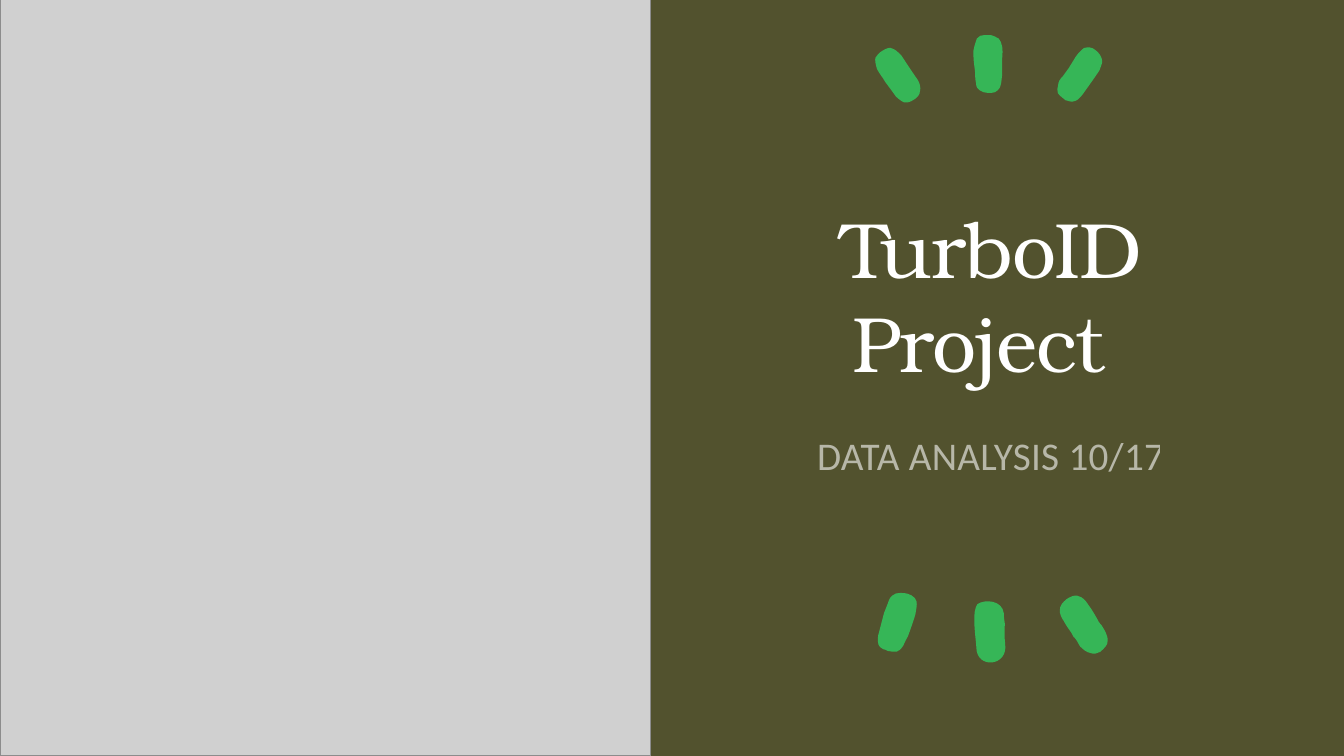
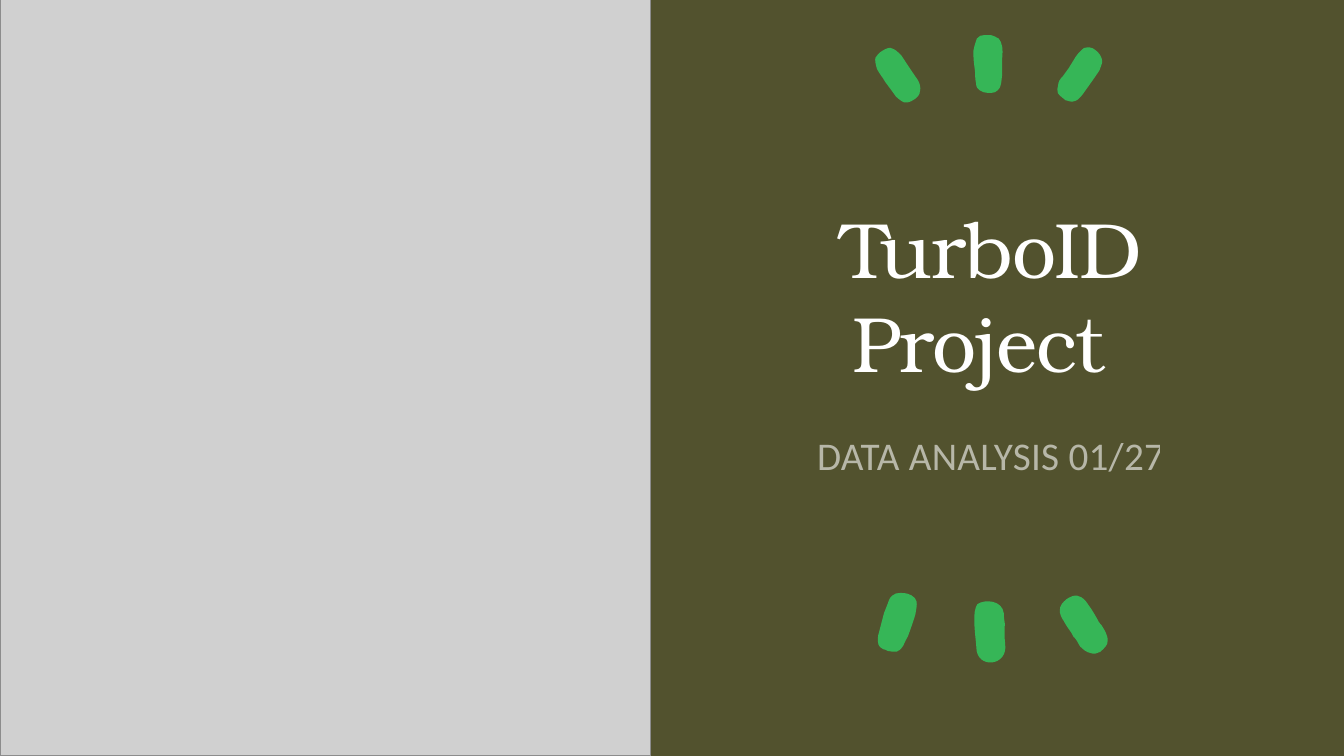
Before and after one commit to vinogradova-lab/cell-type-specific-proximity-labeling, a slide deck: slide 1 of turboid_analysis_walkthrough.pptx. Drawn at 1344x756 pixels with LibreOffice and Linux fonts; fonts in the diff are those of the drawing; grey boxes stand for pictures. Boxes give left, top, right and bottom in pixels: in the first picture for what was removed or moved away, otherwise in the second. Text is boxed around its words. In the diff, an @@ line names an element or a change of style, - is before the commit and + after.

Commit message:
new turbo id file analysis

```diff
--- a/turboid_analysis_walkthrough.pptx
+++ b/turboid_analysis_walkthrough.pptx
@@ subtitle at (817,443,1164,472): text changed @@
-DATA ANALYSIS 10/17
+DATA ANALYSIS 01/27
```
Also in this commit, not shown: 2 other slides changed, 6 slides added, 2 other files.
